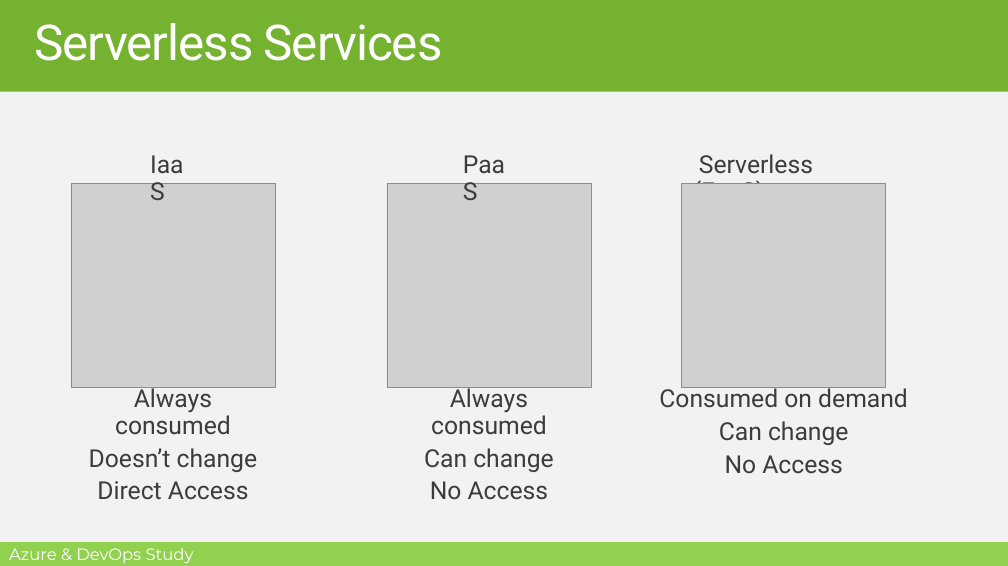
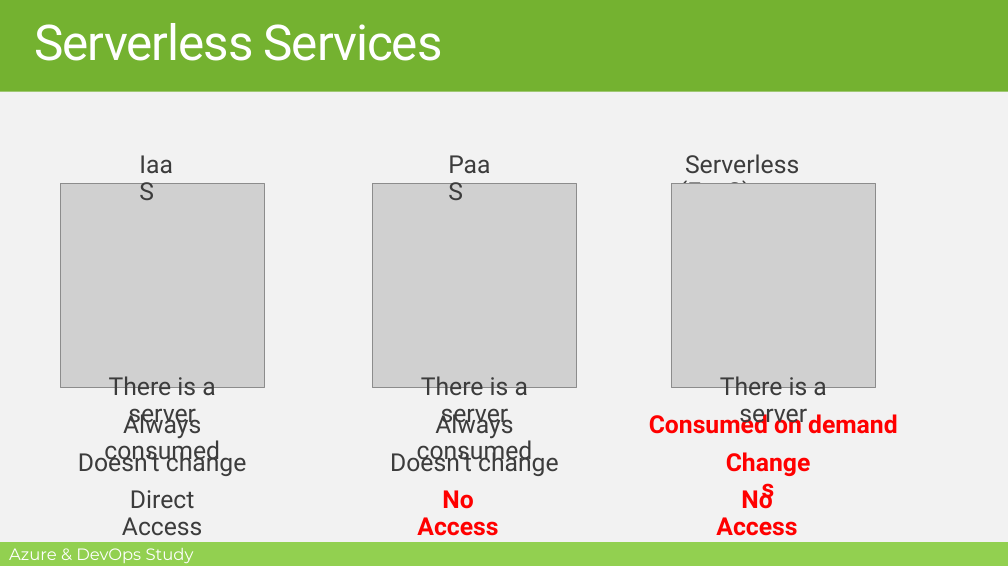
Before and after one commit to MohamedRadwan-DevOps/Azure-DevOps-Study-Group, a slide deck: slide 20 of AZ-900/Module-1/M1-L4-Understanding Azure Container Services, Function and Virtual Desktop.pptx (slide 19 before the commit). Drawn at 1008x566 pixels with LibreOffice and Linux fonts; fonts in the diff are those of the drawing; grey boxes stand for pictures; background and template pictures are left out. Boxes give left, top, right and bottom in pixels: in the first picture for what was removed or moved away, otherwise in the second. Text is boxed around its words. In the diff, an @@ line names an element or a change of style, - is before the commit and + after.

Commit message:
version 2

```diff
--- a/AZ-900/Module-1/M1-L4-Understanding Azure Container Services, Function and Virtual Desktop.pptx
+++ b/AZ-900/Module-1/M1-L4-Understanding Azure Container Services, Function and Virtual Desktop.pptx
@@ 2 pictures, 1 text moved together from (x1=71, y1=140, x2=886, y2=388) to (x1=60, y1=140, x2=875, y2=388) @@
@@ 2 texts, 1 picture moved together from (x1=387, y1=140, x2=813, y2=388) to (x1=373, y1=140, x2=799, y2=388) @@
@@ text added at (x1=109, y1=376, x2=215, y2=428), 24 pt, text #3C3C3C @@
+There is a server
@@ text at (x1=115, y1=387, x2=231, y2=435): paragraph removed @@
-Always consumed
@@ text added at (x1=421, y1=376, x2=528, y2=428), 24 pt, text #3C3C3C @@
+There is a server
@@ text added at (x1=720, y1=376, x2=826, y2=428), 24 pt, text #3C3C3C @@
+There is a server
@@ text added at (x1=104, y1=410, x2=220, y2=466), 24 pt, text #3C3C3C @@
+Always consumed
@@ text "Always consumed" moved from (x1=424, y1=387, x2=554, y2=500) to (x1=417, y1=410, x2=533, y2=466) @@
@@ text "Consumed on demand" moved from (x1=659, y1=385, x2=908, y2=474) to (x1=649, y1=410, x2=898, y2=434) @@
@@ text "Consumed on demand" at (x1=649, y1=410, x2=898, y2=434): text colour #3C3C3C to #FF0000, bold on @@
@@ text "Doesn’t change" moved from (x1=89, y1=387, x2=258, y2=500) to (x1=78, y1=448, x2=247, y2=476) @@
@@ text added at (x1=390, y1=448, x2=559, y2=476), 24 pt, text #3C3C3C @@
+Doesn’t change
@@ text at (x1=424, y1=448, x2=554, y2=500): paragraphs removed @@
-Can change
-No Access
@@ text added at (x1=711, y1=438, x2=835, y2=489), 24 pt, text #FF0000, bold @@
+Changes
@@ text at (x1=719, y1=421, x2=849, y2=474): paragraphs removed @@
-Can change
-No Access
@@ text at (x1=97, y1=481, x2=249, y2=500): paragraph removed @@
-Direct Access
@@ text added at (x1=122, y1=490, x2=203, y2=536), 24 pt, text #3C3C3C @@
+Direct Access
@@ text added at (x1=417, y1=490, x2=498, y2=536), 24 pt, text #FF0000, bold @@
+No Access
@@ text added at (x1=716, y1=486, x2=797, y2=536), 24 pt, text #FF0000, bold @@
+No Access
```
Also in this commit, not shown: 11 other slides changed, 3 slides added, 1 slide removed.
